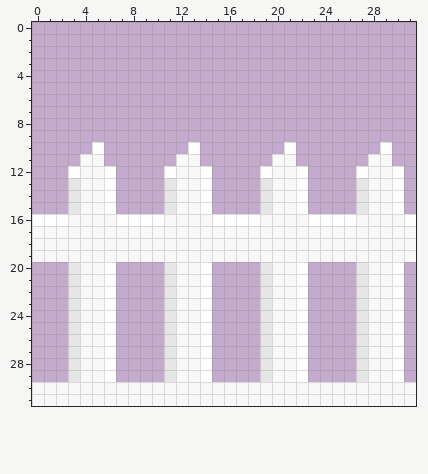
Pixel-art file -- Assets/Sprites/Environment/Fence.aseprite. That is the earlier state.
32x32 pixels, 1 frame. Colours within 5 levels of each other are drawn and written as one.
After the commit:
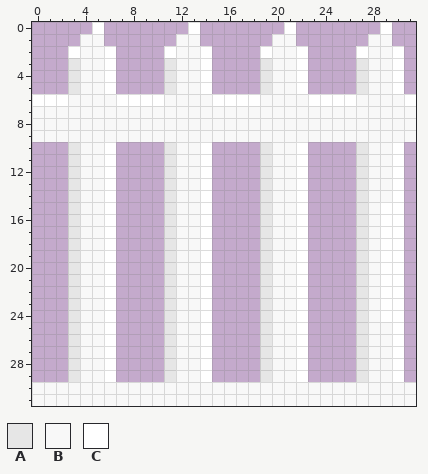
Palette (. is transparent): A #e6e6e6  B #f8f8f8  C #ffffff
Edits made:
Changed rows in their new state; - is an unchanged pixel.
first column x 0:
 0 -----C-------C-------C-------C--
 1 ----BB------BB------BB------BB--
 2 ---CBBC----CBBC----CBBC----CBBC-
 3 ---ABBC----ABBC----ABBC----ABBC-
 4 ---ABBC----ABBC----ABBC----ABBC-
 5 ---ABBC----ABBC----ABBC----ABBC-
 6 CCCBBBBCCCCBBBBCCCCBBBBCCCCBBBBC
 7 BBBBBBBBBBBBBBBBBBBBBBBBBBBBBBBB
 8 BBBBBBBBBBBBBBBBBBBBBBBBBBBBBBBB
 9 BBBBBBBBBBBBBBBBBBBBBBBBBBBBBBBB
10 ---ABBC----ABBC----ABBC----ABBC-
11 ---A--C----A--C----A--C----A--C-
12 ---A-------A-------A-------A----
15 -----------------------------C--
16 ...A--C....A--C....A--C....A-CC.
17 ...A--C....A--C....A--C....A-CC.
18 ...A--C....A--C....A--C....A-CC.
19 ...A--C....A--C....A--C....A-CC.
20 -----------------------------C--
21 -----------------------------C--
22 -----------------------------C--
23 -----------------------------C--
24 -----------------------------C--
